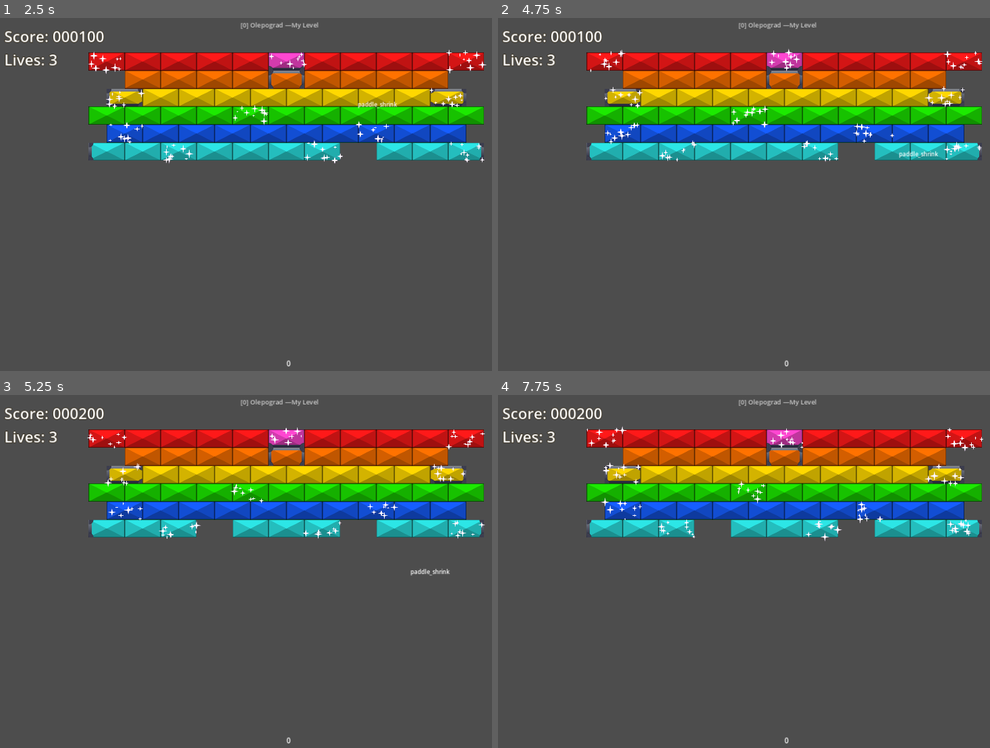
Above: before the commit, frames 1-4 (two rows, left to right).
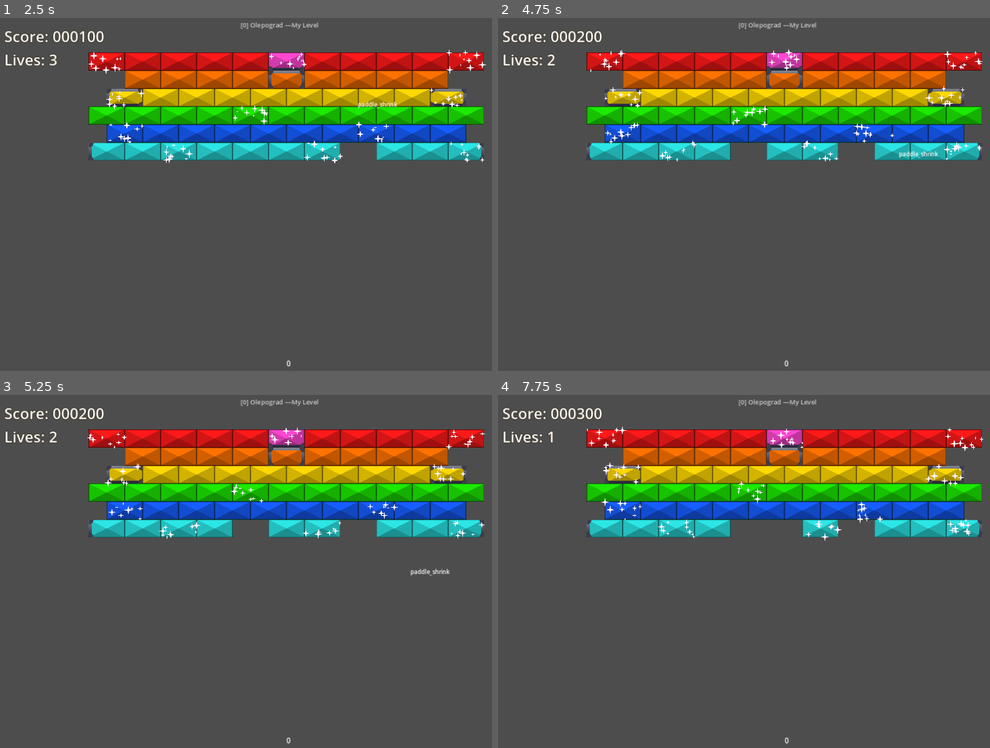
Above: after the commit, the same moments.

Repository: O-39889/brickout
Game: Godot game, scene res://scenes/main_level.tscn
The game is run twice, just before and just after one commit, with the same random seed, the same clock (stepped at 60 frames per second) and the same inputs.
Inputs (mouse positions are in pixels of both pictures, inside the frame that each line leads up to):
- Up to frame 1 (2.5 s): move the mouse to (295, 194) at 0.52 s; click (295, 194) at 0.67 s; move the mouse to (236, 198) at 1.27 s; click (236, 198) at 1.42 s; move the mouse to (280, 190) at 2.02 s; click (280, 190) at 2.17 s
- Up to frame 2 (4.75 s): move the mouse to (753, 201) at 2.77 s; click (753, 201) at 2.92 s; move the mouse to (803, 201) at 3.52 s; click (803, 201) at 3.67 s; move the mouse to (724, 190) at 4.27 s; click (724, 190) at 4.42 s
- Up to frame 3 (5.25 s): move the mouse to (270, 575) at 5.02 s; click (270, 575) at 5.17 s
- Up to frame 4 (7.75 s): move the mouse to (744, 567) at 5.77 s; click (744, 567) at 5.92 s; move the mouse to (793, 571) at 6.52 s; click (793, 571) at 6.67 s; move the mouse to (734, 575) at 7.27 s; click (734, 575) at 7.42 s

Frame 1 is identical in both runs. In frame 2, 0.4% of the frame differs, in the area x 10-55%, y 3-41%; in frame 3, 0.7%; in frame 4, 1.2%, in the area x 9-62%, y 3-99%.

Commit message:
Adjust paddle sizes

Diff:
--- a/scripts/Paddle.gd
+++ b/scripts/Paddle.gd
@@ -25,11 +25,11 @@
 
 
 const PADDLE_SIZES = [
-	100,
-	150,
-	240,
-	300,
-	400,
+	90,
+	120,
+	200,
+	250,
+	320,
 ];
 
 const MAX_BOUNCE_ANGLES = [
